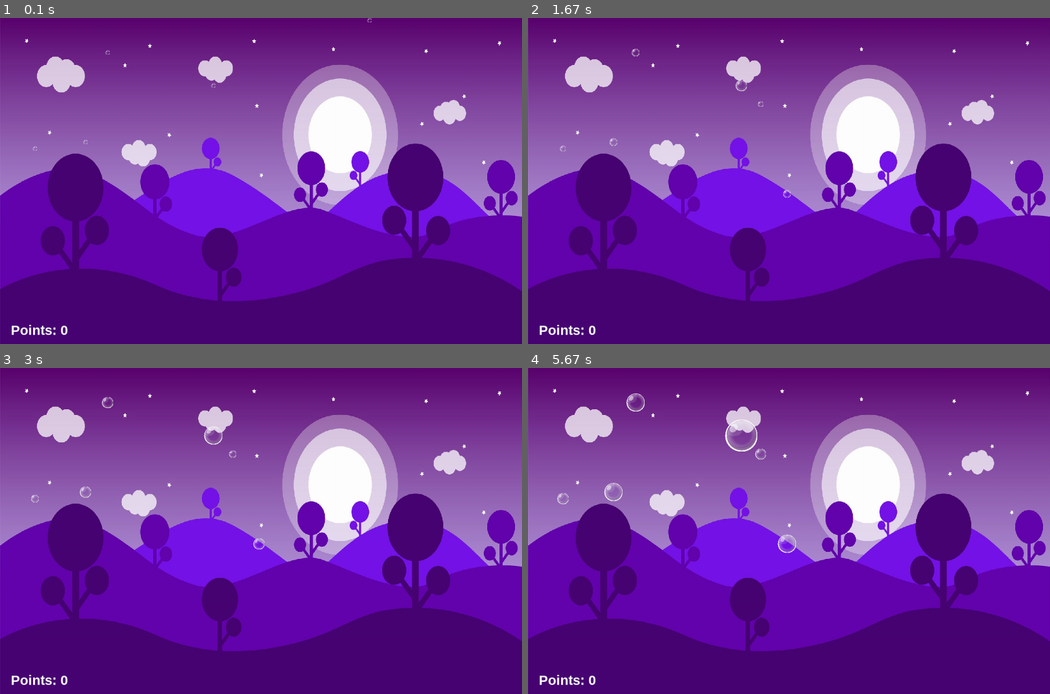
Above: before the commit, frames 1-4 (two rows, left to right).
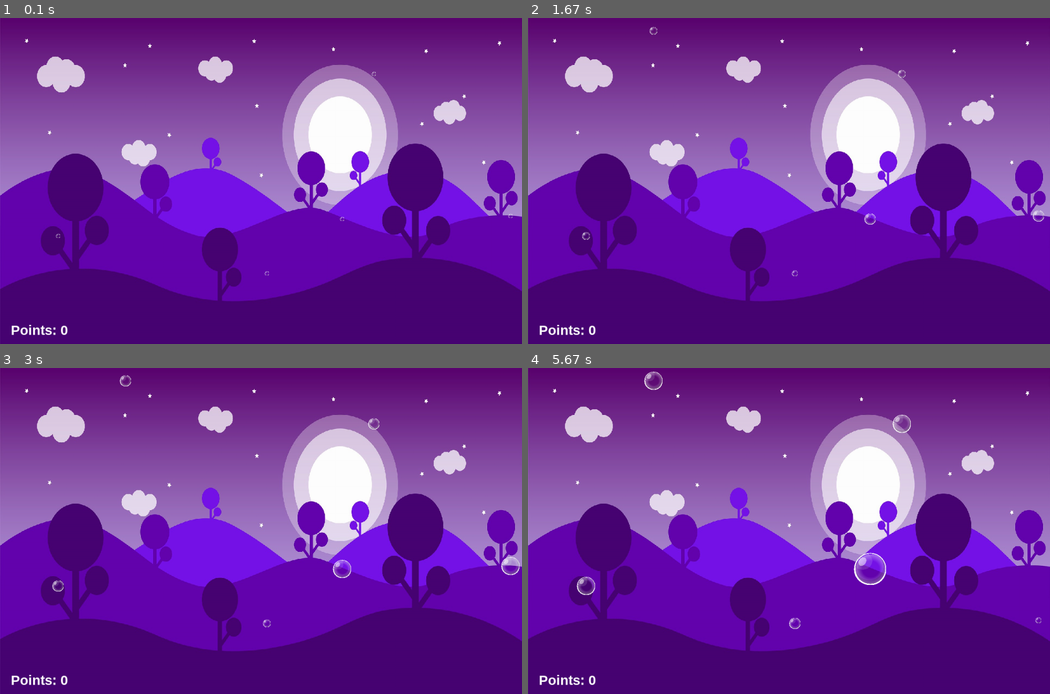
Above: after the commit, the same moments.

Repository: JanKrb/pygame-bubbles
Game: pygame game, started from game.py
Same seed, same stepped clock (60 frames per second), same inputs: the game is played once before the commit and once after it.
Inputs:
- Up to frame 1 (0.1 s): no input
- Up to frame 2 (1.67 s): no input
- Up to frame 3 (3 s): no input
- Up to frame 4 (5.67 s): no input

The runs differ from the first frame. In frame 1, less than 0.1% of the frame differs, in the area x 6-99%, y 0-80%; in frame 2, 0.3%; in frame 3, 0.6%; in frame 4, 1.4%, in the area x 5-99%, y 1-81%.

Commit message:
Automatic PEP8 lint

Diff:
--- a/game.py
+++ b/game.py
@@ -48,6 +48,7 @@
     # Strings
     title_points = "Points: %s"
 
+
 class Background(pygame.sprite.Sprite):
     def __init__(self, image_name='background.jpg') -> None:
         super().__init__()
@@ -58,6 +59,7 @@
     def draw(self, screen):
         screen.blit(self.image, (0, 0))
 
+
 class Bubble(pygame.sprite.Sprite):
     def __init__(self) -> None:
         super().__init__()
@@ -67,8 +69,8 @@
         self.killed = False
 
         self.image = self.images[self.state]
-        self.image = pygame.transform.scale(self.images[self.state],
-                                            (Settings.bubble_radius * 2, Settings.bubble_radius * 2))
+        self.image = pygame.transform.scale(
+            self.images[self.state], (Settings.bubble_radius * 2, Settings.bubble_radius * 2))
         self.rect = self.image.get_rect()
         self.radius = self.rect.width // 2
 
@@ -78,17 +80,29 @@
 
     @staticmethod
     def get_bubble_images() -> list[pygame.Surface]:
-        bubble_images = ['bubble1.png', 'bubble2.png', 'bubble3.png', 'bubble4.png', 'bubble5.png', 'bubble6.png',
-                         'bubble7.png']
-        bubble_images.sort()
-        return [pygame.image.load(Settings.create_image_path(img)) for img in bubble_images]
+        bubble_images = sorted(['bubble1.png',
+                                'bubble2.png',
+                                'bubble3.png',
+                                'bubble4.png',
+                                'bubble5.png',
+                                'bubble6.png',
+                                'bubble7.png'])
+        return [pygame.image.load(Settings.create_image_path(img))
+                for img in bubble_images]
 
     @staticmethod
     def generate_next_free_position(depth=0) -> tuple[int, int]:
         random_pos = (
-            random.randint(0, Settings.window_width - Settings.bubble_radius - 10),
-            random.randint(0, Settings.window_height - Settings.bubble_radius - 10)
-        )
+            random.randint(
+                0,
+                Settings.window_width -
+                Settings.bubble_radius -
+                10),
+            random.randint(
+                0,
+                Settings.window_height -
+                Settings.bubble_radius -
+                10))
 
         if not Bubble._check_if_pos_is_valid(random_pos) and depth <= 50:
             return Bubble.generate_next_free_position(depth=depth + 1)
@@ -97,7 +111,8 @@
 
     @staticmethod
     def _check_if_pos_is_valid(position):
-        bubbles = [(bubble.rect.center, bubble.rect.width) for bubble in game.bubbles.sprites()]
+        bubbles = [(bubble.rect.center, bubble.rect.width)
+                   for bubble in game.bubbles.sprites()]
 
         for b in bubbles:
             b_pos = b[0]
@@ -137,7 +152,7 @@
     def increase_size(self) -> None:
         center = self.rect.center
         self.image = pygame.transform.scale(self.images[self.state], (
-        self.rect.width + self.expansion_rate, self.rect.height + self.expansion_rate))
+            self.rect.width + self.expansion_rate, self.rect.height + self.expansion_rate))
         self.rect = self.image.get_rect()
         self.rect.center = center
         self.radius = self.rect.width // 2
@@ -150,7 +165,8 @@
 
     def check_bubble_collision(self):
         # TODO: Game Over
-        hits = pygame.sprite.spritecollide(self, game.bubbles, False, pygame.sprite.collide_circle)
+        hits = pygame.sprite.spritecollide(
+            self, game.bubbles, False, pygame.sprite.collide_circle)
 
         if len(hits) > 1:
             for hit in hits:
@@ -159,16 +175,20 @@
     def check_window_collision(self):
         # TODO: Game Over
         left_pos = self.rect.center[0] - self.rect.width // 2
-        if left_pos < 0: self.kill(looped_call=False)
+        if left_pos < 0:
+            self.kill(looped_call=False)
 
         right_pos = self.rect.center[0] + self.rect.width // 2
-        if right_pos > Settings.window_width: self.kill(looped_call=False)
+        if right_pos > Settings.window_width:
+            self.kill(looped_call=False)
 
         top_pos = self.rect.center[1] - self.rect.height // 2
-        if top_pos < 0: self.kill(looped_call=False)
+        if top_pos < 0:
+            self.kill(looped_call=False)
 
         bottom_pos = self.rect.center[1] + self.rect.height // 2
-        if bottom_pos > Settings.window_height: self.kill(looped_call=False)
+        if bottom_pos > Settings.window_height:
+            self.kill(looped_call=False)
 
     def check_collision(self):
         self.check_bubble_collision()
@@ -206,7 +226,8 @@
         self.points = 0
 
         pygame.mixer.music.set_volume(Settings.volume)
-        self.sound_pop_bubble = pygame.mixer.Sound(Settings.create_sound_path('pop.mp3'))
+        self.sound_pop_bubble = pygame.mixer.Sound(
+            Settings.create_sound_path('pop.mp3'))
 
     def run(self) -> None:
         while self.running:
@@ -263,7 +284,8 @@
             if bubble.is_hovered(pygame.mouse.get_pos()):
                 any_bubble_hovered = True
 
-            pygame.mouse.set_cursor(*pygame.cursors.broken_x if any_bubble_hovered else pygame.cursors.diamond)
+            pygame.mouse.set_cursor(
+                *pygame.cursors.broken_x if any_bubble_hovered else pygame.cursors.diamond)
 
     def draw(self) -> None:
         self.screen.fill((0, 0, 0))
@@ -284,8 +306,13 @@
         pygame.display.flip()
 
     def draw_points(self) -> None:
-        font = pygame.font.SysFont(Settings.font_points[0], Settings.font_points[1])
-        points_text = font.render(Settings.title_points.replace('%s', str(self.points)), True, (255, 255, 255))
+        font = pygame.font.SysFont(
+            Settings.font_points[0],
+            Settings.font_points[1])
+        points_text = font.render(
+            Settings.title_points.replace(
+                '%s', str(
+                    self.points)), True, (255, 255, 255))
         points_text_rect = points_text.get_rect()
         points_text_rect.top = Settings.window_height - 50
         points_text_rect.left = 25
